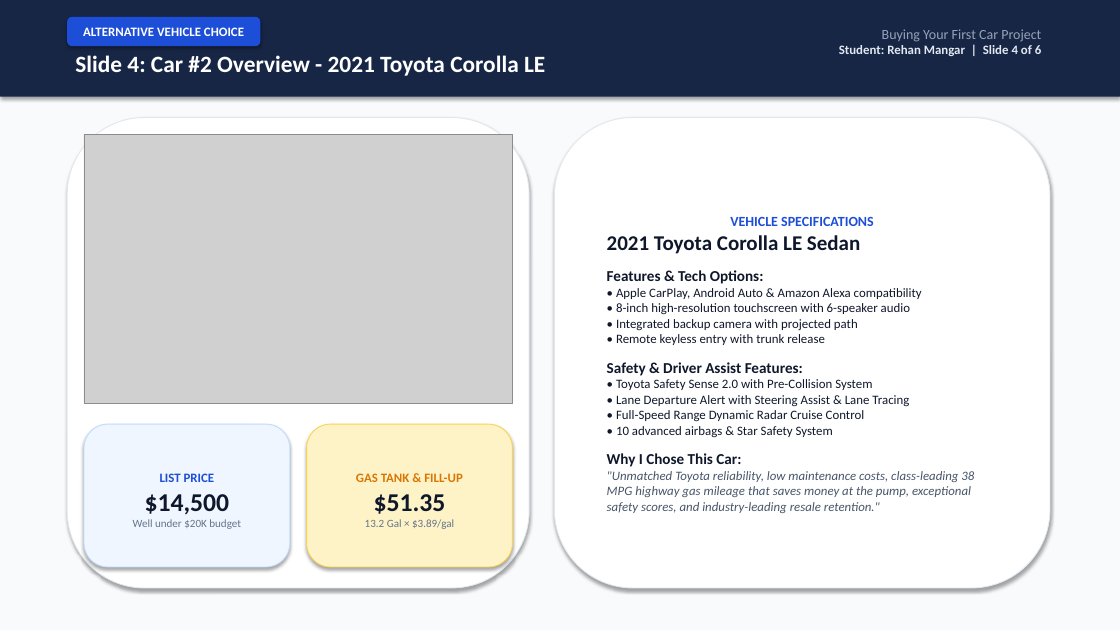
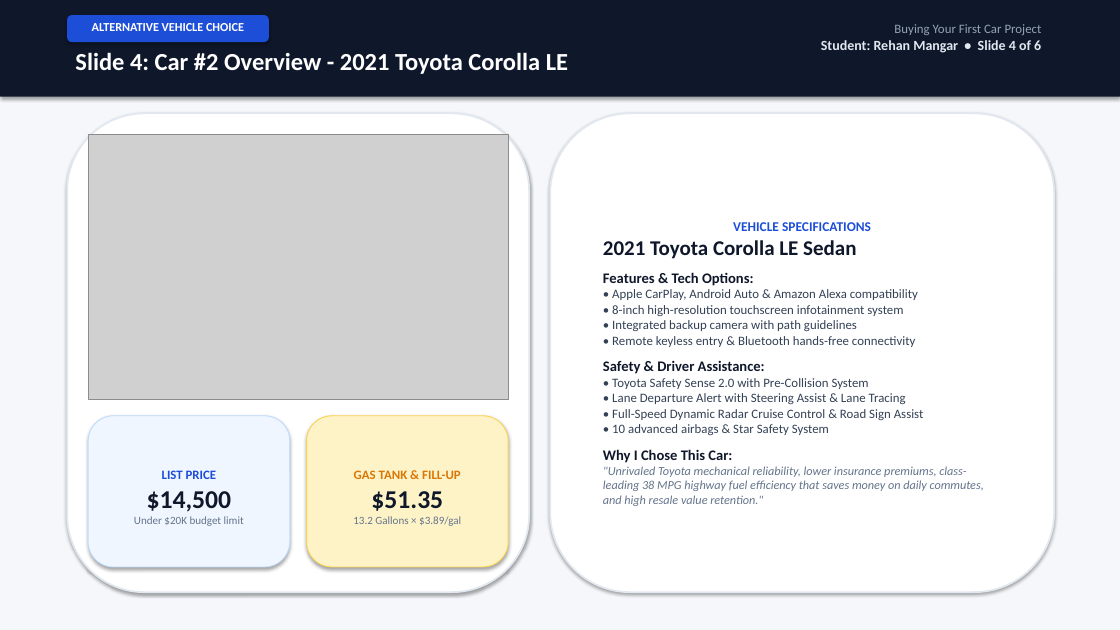
Before and after one commit to StwFate/Physics_Site, a slide deck: slide 4 of Car_Buying_Project/Buying_Your_First_Car_Presentation.pptx. Drawn at 1120x630 pixels with LibreOffice and Linux fonts; fonts in the diff are those of the drawing; grey boxes stand for pictures. Boxes give left, top, right and bottom in pixels: in the first picture for what was removed or moved away, otherwise in the second. Text is boxed around its words. In the diff, an @@ line names an element or a change of style, - is before the commit and + after.

Commit message:
feat: integrate real credible images across all presentation slides and verify calculations

```diff
--- a/Car_Buying_Project/Buying_Your_First_Car_Presentation.pptx
+++ b/Car_Buying_Project/Buying_Your_First_Car_Presentation.pptx
@@ rectangle at bbox=[0, 0, 1120, 630]: fill #F8FAFC to #F5F7FA @@
@@ rectangle at bbox=[0, 0, 1120, 97]: fill #182646 to #0F172A @@
@@ rounded rectangle "ALTERNATIVE VEHICLE CHOICE": place and size @@
-rounded rectangle "ALTERNATIVE VEHICLE CHOICE" at bbox=[67, 17, 260, 46]
+rounded rectangle "ALTERNATIVE VEHICLE CHOICE" at bbox=[67, 15, 269, 42]
@@ rounded rectangle "ALTERNATIVE VEHICLE CHOICE" at bbox=[67, 15, 269, 42]: size 11 to 10.5 pt @@
@@ text at bbox=[894, 24, 1042, 35]: size 12 to 11 pt in "Buying Your First Car Project" @@
@@ text "Slide 4: Car #2 Overview ..." at bbox=[75, 52, 568, 74]: size 20 to 21 pt @@
@@ text at bbox=[821, 40, 1041, 53]: text changed; size 11 to 12 pt @@
-Student: Rehan Mangar | Slide 4 of 6
+Student: Rehan Mangar • Slide 4 of 6
@@ rounded rectangle at bbox=[67, 113, 529, 592]: outline #E2E8F0 0.75 pt to #E2E8F0 1.5 pt @@
@@ rounded rectangle: place and size @@
-rounded rectangle at bbox=[67, 118, 529, 588]
+rounded rectangle at bbox=[67, 113, 529, 592]
@@ rounded rectangle "VEHICLE SPECIFICATIONS": place and size @@
-rounded rectangle "VEHICLE SPECIFICATIONS" at bbox=[555, 118, 1050, 588]
+rounded rectangle "VEHICLE SPECIFICATIONS" at bbox=[550, 113, 1054, 592]
@@ rounded rectangle "VEHICLE SPECIFICATIONS" at bbox=[550, 113, 1054, 592]: outline #E2E8F0 0.75 pt to #E2E8F0 1.5 pt @@
@@ picture: place and size @@
-picture at bbox=[84, 134, 513, 403]
+picture at bbox=[88, 134, 508, 399]
@@ text in rounded rectangle at bbox=[603, 222, 871, 463]: size 12 to 11.5 pt in "VEHICLE SPECIFICATIONS"; size 13 to 12.5 pt in "Features & Tech Options:", "Why I Chose This Car:"; less space between paragraphs @@
@@ text in rounded rectangle at bbox=[603, 289, 924, 435]: text changed; text colour #0F172A to #334155 @@
-• Apple CarPlay, Android Auto & Amazon Alexa compatibility
-• 8-inch high-resolution touchscreen with 6-speaker audio
-• Integrated backup camera with projected path
-• Remote keyless entry with trunk release
-Safety & Driver Assist Features:
-• Toyota Safety Sense 2.0 with Pre-Collision System
-• Lane Departure Alert with Steering Assist & Lane Tracing
-• Full-Speed Range Dynamic Radar Cruise Control
-• 10 advanced airbags & Star Safety System
+• Apple CarPlay, Android Auto & Amazon Alexa compatibility
+• 8-inch high-resolution touchscreen infotainment system
+• Integrated backup camera with path guidelines
+• Remote keyless entry & Bluetooth hands-free connectivity
+Safety & Driver Assistance:
+• Toyota Safety Sense 2.0 with Pre-Collision System
+• Lane Departure Alert with Steering Assist & Lane Tracing
+• Full-Speed Dynamic Radar Cruise Control & Road Sign Assist
+• 10 advanced airbags & Star Safety System
@@ rounded rectangle "LIST PRICE": place and size @@
-rounded rectangle "LIST PRICE" at bbox=[84, 424, 290, 567]
+rounded rectangle "LIST PRICE" at bbox=[88, 416, 290, 567]
@@ rounded rectangle "GAS TANK & FILL-UP": place and size @@
-rounded rectangle "GAS TANK & FILL-UP" at bbox=[307, 424, 513, 567]
+rounded rectangle "GAS TANK & FILL-UP" at bbox=[307, 416, 508, 567]
@@ text in rounded rectangle at bbox=[603, 466, 984, 506]: text changed; size 11 to 10.5 pt; text colour #475569 to #64748B @@
-"Unmatched Toyota reliability, low maintenance costs, class-leading 38 MPG highway gas mileage that saves money at the pump, exceptional safety scores, and industry-leading resale retention."
+"Unrivaled Toyota mechanical reliability, lower insurance premiums, class-leading 38 MPG highway fuel efficiency that saves money on daily commutes, and high resale value retention."
@@ text in rounded rectangle at bbox=[134, 516, 244, 526]: text changed @@
-Well under $20K budget
+Under $20K budget limit
@@ text in rounded rectangle at bbox=[353, 516, 461, 526]: text changed @@
-13.2 Gal × $3.89/gal
+13.2 Gallons × $3.89/gal
```
Also in this commit, not shown: 5 other slides changed, 7 other files.
